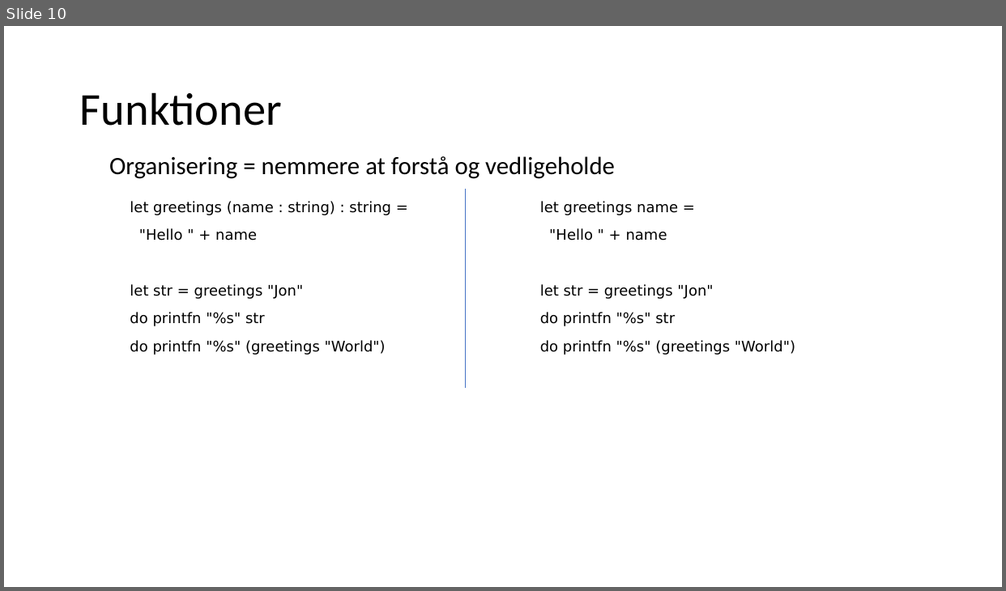
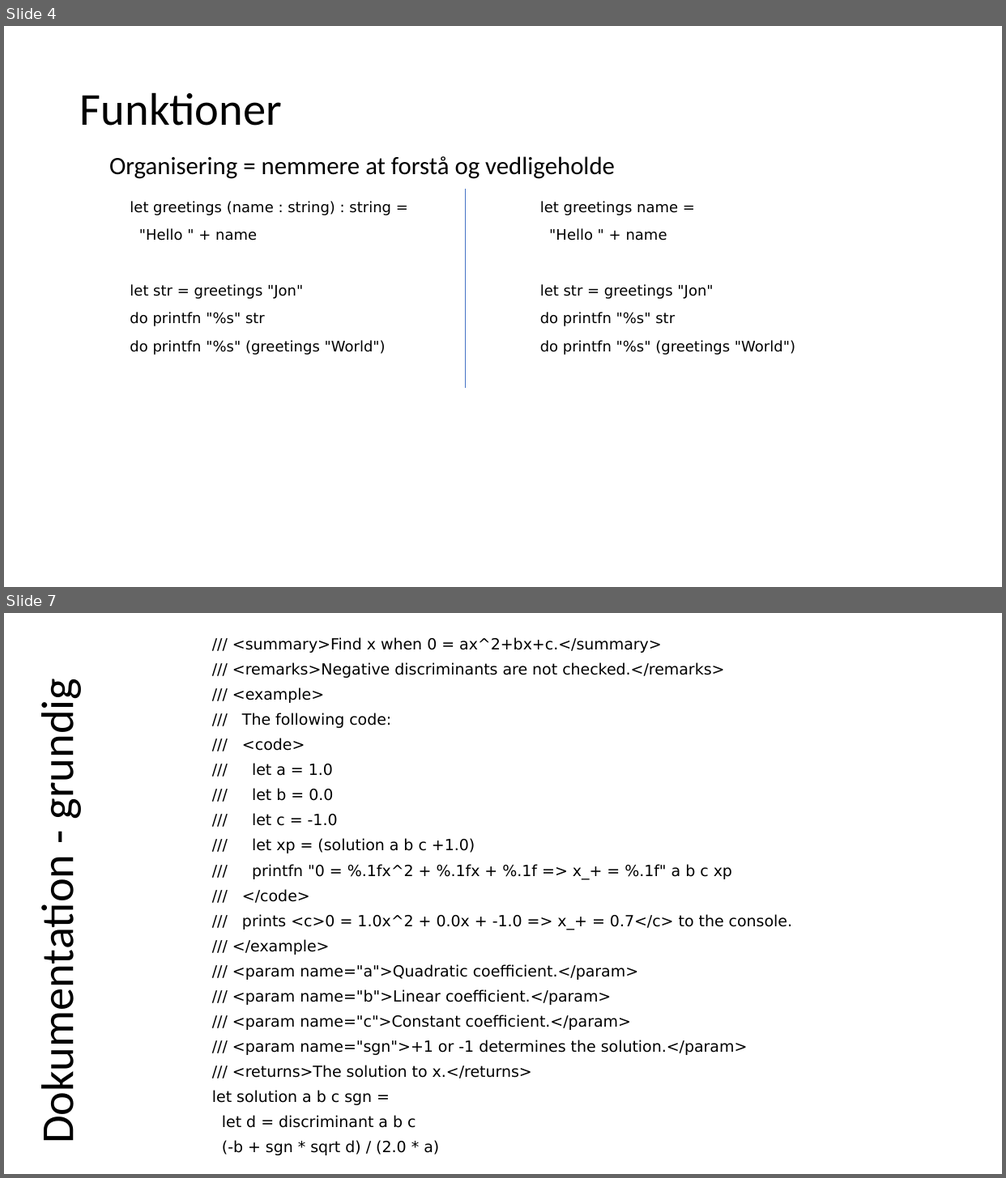
Before and after one commit to fisterloegsovs/pop22, a slide deck: lectures/3.2FunctionsNPrintf/lecture.pptx. Shown one above the other, each under a label of ours: slide 10 before the commit, slides 4 and 7 after it; the slides between them are not shown. The pictures are 1006x591 and 1006x1178 pixels, drawn with LibreOffice and Linux fonts; fonts in the diff are those of the drawing. Boxes give left, top, right and bottom in pixels: in the first picture for what was removed or moved away, otherwise in the second. Text is boxed around its words. In the diff, an @@ line names an element or a change of style, - is before the commit and + after.

```diff
--- a/lectures/3.2FunctionsNPrintf/lecture.pptx
+++ b/lectures/3.2FunctionsNPrintf/lecture.pptx
@@ slide 7 added at bbox=[4, 613, 1002, 1174], background #FFFFFF @@
@@ text added at bbox=[212, 637, 792, 1156], 14.8 pt, text #000000 @@
+/// <summary>Find x when 0 = ax^2+bx+c.</summary>
+/// <remarks>Negative discriminants are not checked.</remarks>
+/// <example>
+/// The following code:
+/// <code>
+/// let a = 1.0
+/// let b = 0.0
+/// let c = -1.0
+/// let xp = (solution a b c +1.0)
+/// printfn "0 = %.1fx^2 + %.1fx + %.1f => x_+ = %.1f" a b c xp
+/// </code>
+/// prints <c>0 = 1.0x^2 + 0.0x + -1.0 => x_+ = 0.7</c> to the console.
+/// </example>
+/// <param name="a">Quadratic coefficient.</param>
+/// <param name="b">Linear coefficient.</param>
+/// <param name="c">Constant coefficient.</param>
+/// <param name="sgn">+1 or -1 determines the solution.</param>
+/// <returns>The solution to x.</returns>
+let solution a b c sgn =
+let d = discriminant a b c
+(-b + sgn * sqrt d) / (2.0 * a)
@@ title added at bbox=[30, 692, 86, 1135], 44 pt, text #000000 @@
+Dokumentation - grundig
@@ what was slide 10 is now slide 4 @@
```
Also in this commit, not shown: 2 slides changed, 5 other slides added, 6 slides removed, 3 other files.
